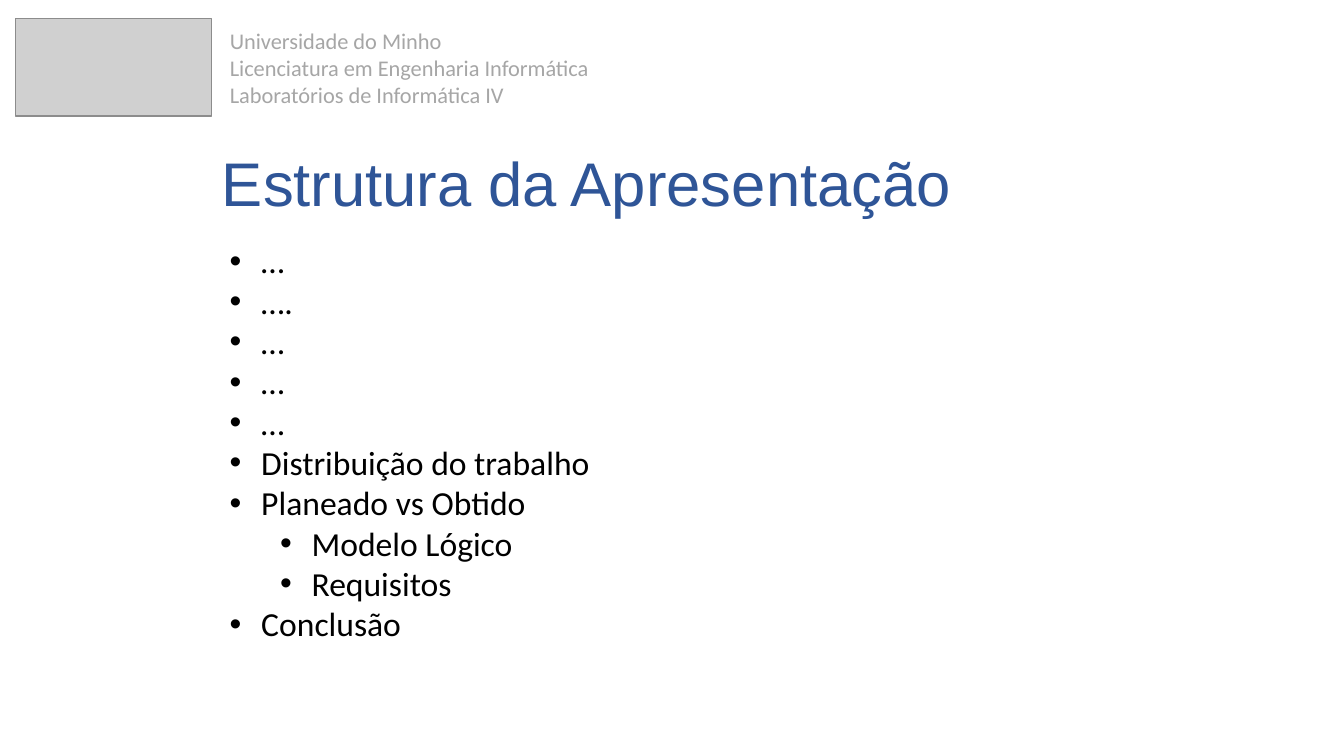
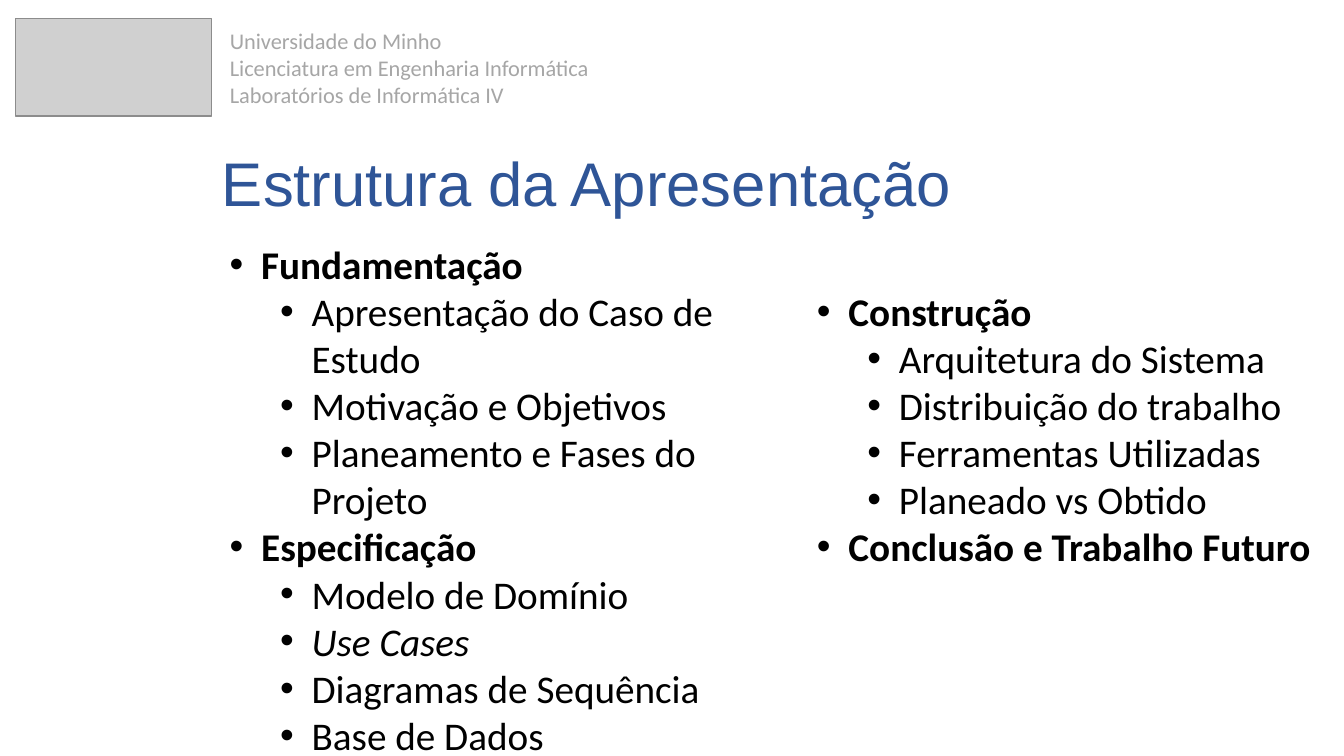
Before and after one commit to 7patricia/Aprende-com-os-Minions, a slide deck: slide 3 of 3ªFase/ApresentaçãoFinal.pptx (slide 2 before the commit). Drawn at 1344x756 pixels with LibreOffice and Linux fonts; fonts in the diff are those of the drawing; grey boxes stand for pictures. Boxes give left, top, right and bottom in pixels: in the first picture for what was removed or moved away, otherwise in the second. Text is boxed around its words. In the diff, an @@ line names an element or a change of style, - is before the commit and + after.

Commit message:
Updated Apresentação

```diff
--- a/3ªFase/ApresentaçãoFinal.pptx
+++ b/3ªFase/ApresentaçãoFinal.pptx
@@ text "Fundamentação" at (x1=261, y1=251, x2=1310, y2=751): columns 1 to 2 @@
@@ text at (x1=261, y1=251, x2=1265, y2=751): text changed; size 24 to 28 pt @@
-• …
-• ….
-• …
-• …
-• …
+• Fundamentação
+  • Apresentação do Caso de Estudo
+  • Motivação e Objetivos
+  • Planeamento e Fases do Projeto
+• Especificação
+  • Modelo de Domínio
+  • Use Cases
+  • Diagramas de Sequência
+  • Base de Dados
+• Construção
+  • Arquitetura do Sistema
@@ text at (x1=899, y1=392, x2=1281, y2=515): size 24 to 28 pt in "Distribuição do trabalho", "Planeado vs Obtido"; list level 1 to 2 in "Distribuição do trabalho"; list level 1 to 2 in "Planeado vs Obtido" @@
@@ text at (x1=899, y1=439, x2=1261, y2=468): paragraph added @@
+  • Ferramentas Utilizadas
@@ text at (x1=848, y1=533, x2=1310, y2=562): text changed; size 24 to 28 pt; bold on @@
-  • Modelo Lógico
-  • Requisitos
-• Conclusão
+• Conclusão e Trabalho Futuro
```
Also in this commit, not shown: 3 other slides changed, 13 slides added.
